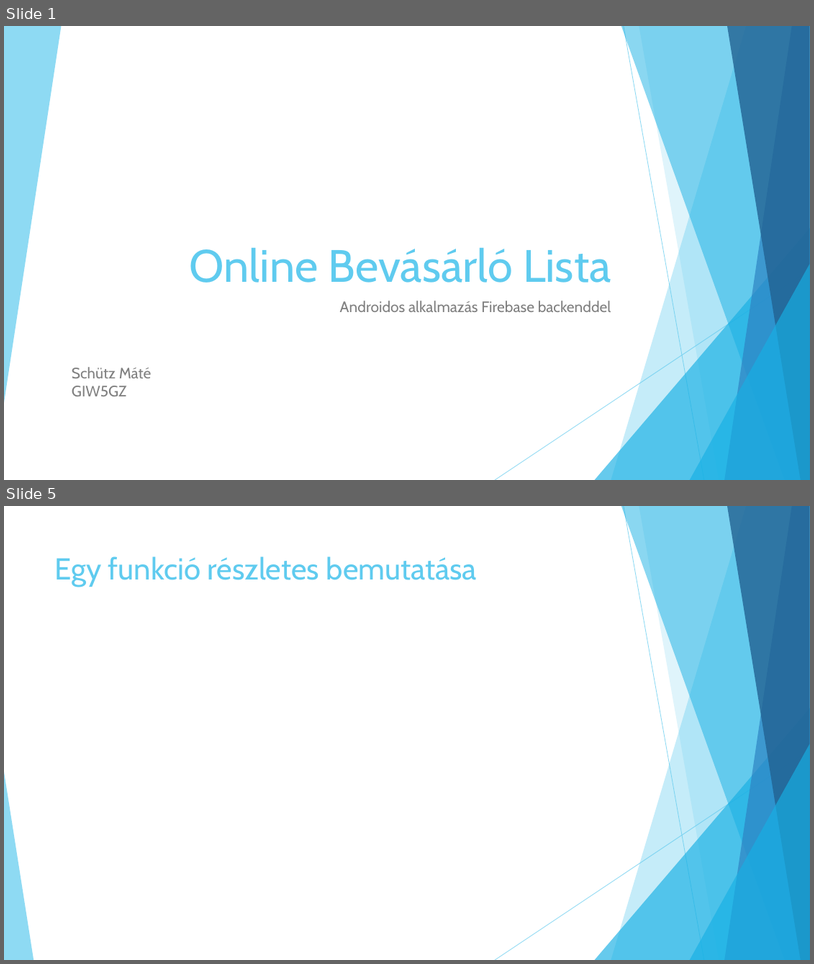
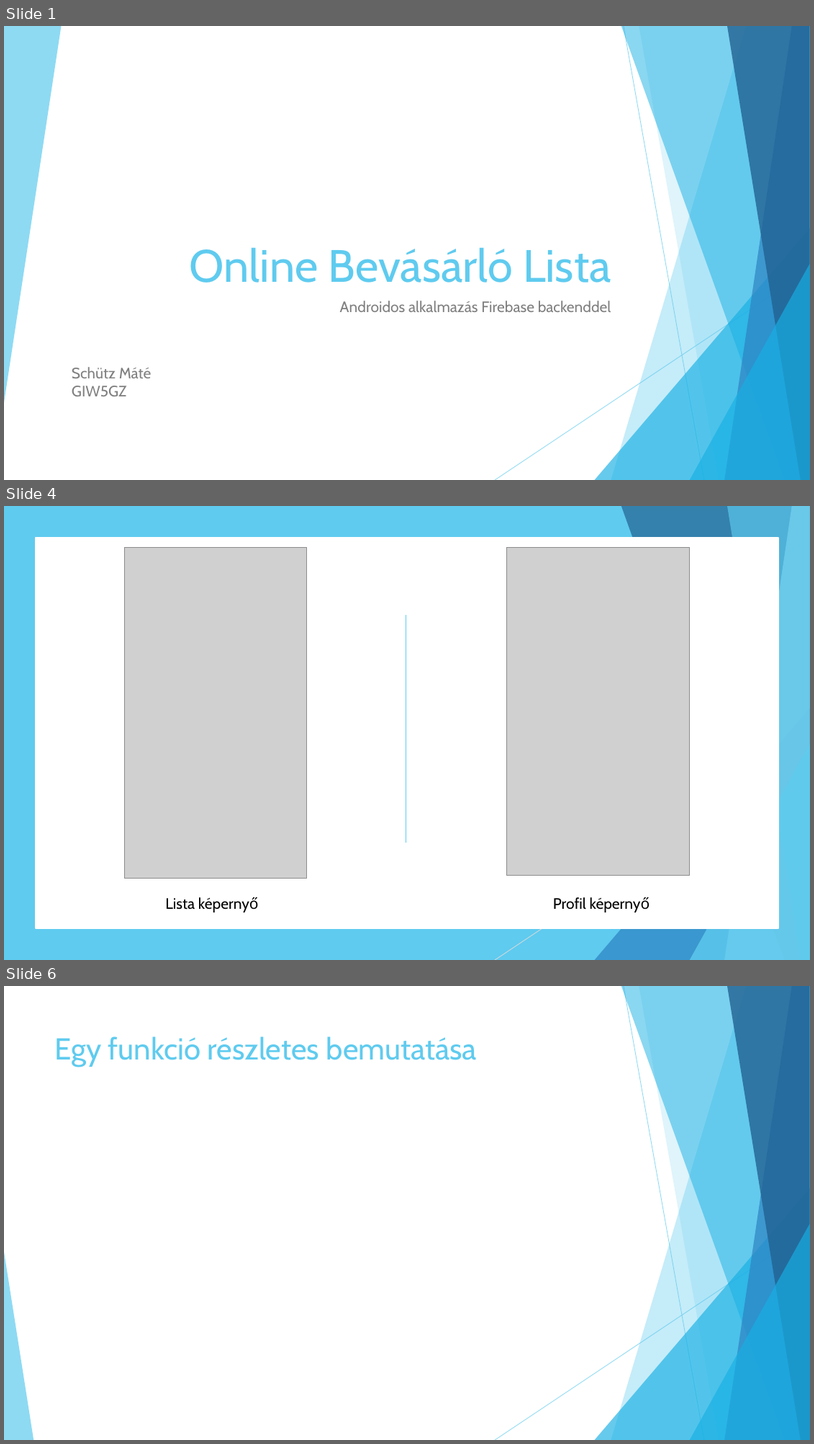
Before and after one commit to Maxtr0n/ShoppingListAndroid, a slide deck: bemutato.pptx. Shown one above the other, each under a label of ours: slides 1 and 5 before the commit, slides 1, 4 and 6 after it; the slides between them are not shown. The pictures are 814x964 and 814x1444 pixels, drawn with LibreOffice and Linux fonts; fonts in the diff are those of the drawing; grey boxes stand for pictures. Boxes give left, top, right and bottom in pixels: in the first picture for what was removed or moved away, otherwise in the second. Text is boxed around its words. In the diff, an @@ line names an element or a change of style, - is before the commit and + after.

```diff
--- a/bemutato.pptx
+++ b/bemutato.pptx
@@ slide 4 added at bbox=[4, 506, 810, 960], background #FFFFFF; not listed: 10 template elements that a slide beside it also shows @@
@@ rectangle added at bbox=[4, 506, 810, 960], fill #5FCBEF @@
@@ rectangle added at bbox=[36, 538, 779, 928], fill #FFFFFF, outline #FFFFFF 1.75 pt @@
@@ picture added at bbox=[124, 547, 307, 878] @@
@@ picture added at bbox=[507, 547, 690, 875] @@
@@ line added from (406, 615) to (406, 842), #5FCBEF 1 pt @@
@@ group added at bbox=[4, 506, 810, 960]: 5 freeform shapes, 3 triangles, 1 line @@
@@ group added at bbox=[4, 506, 810, 960]: 5 freeform shapes, 3 triangles, 1 line @@
@@ text added at bbox=[165, 897, 259, 912], 18 pt, text #000000 @@
+Lista képernyő
@@ text added at bbox=[553, 897, 651, 912], 18 pt, text #000000 @@
+Profil képernyő
@@ what was slide 5 is now slide 6 @@
```
Also in this commit, not shown: 3 slides changed, 1 other slide added, 1 slide removed, 1 other file.
